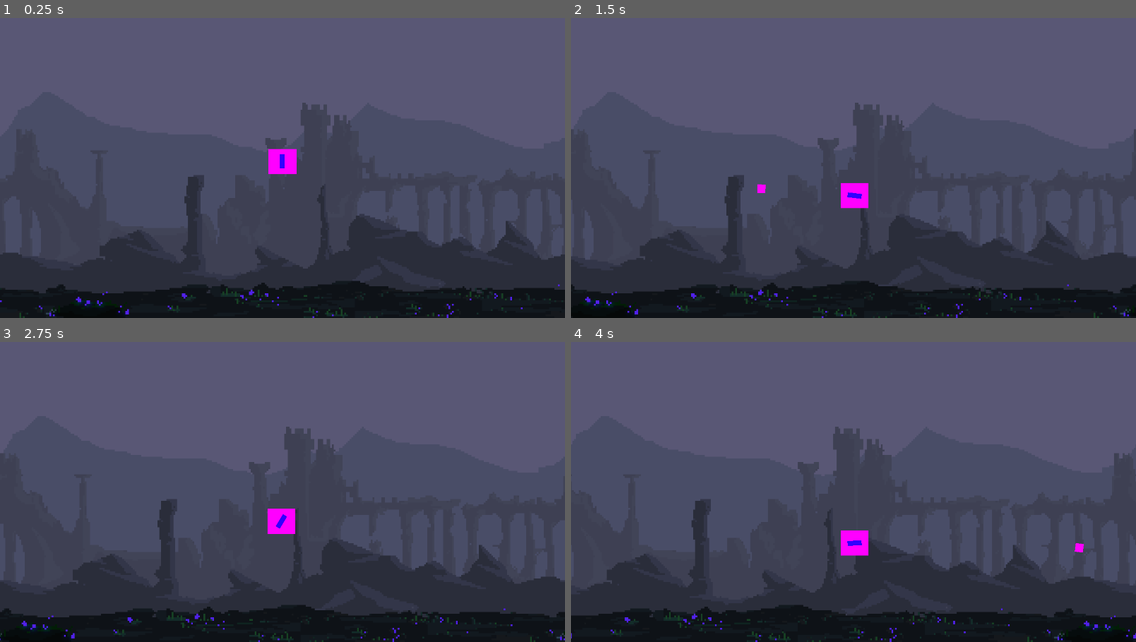
Above: before the commit, frames 1-4 (two rows, left to right).
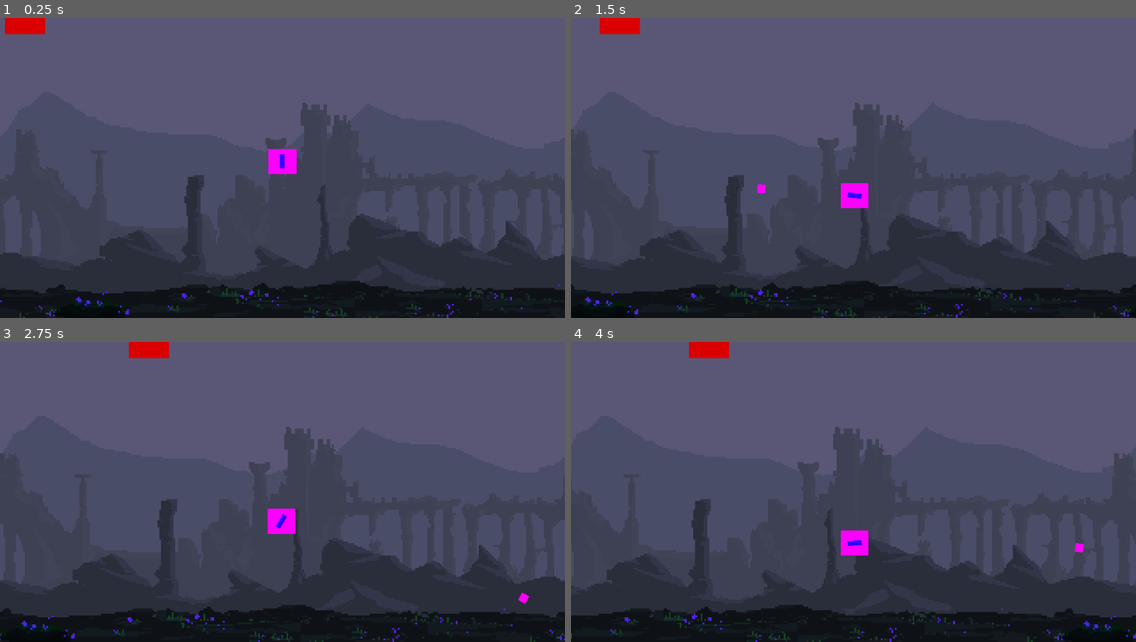
Above: after the commit, the same moments.

Repository: dinesh1160/ShadowGate
Game: Godot game, scene res://Levelscene/levelscene.tscn
Two runs of this game, one before a commit and one after it. Both use one fixed random seed, a clock stepped at 60 frames per second and the inputs below.
Inputs (mouse positions are in pixels of both pictures, inside the frame that each line leads up to):
- Up to frame 1 (0.25 s): no input
- Up to frame 2 (1.5 s): move the mouse to (977, 153) at 0.52 s; hold D (right) from 0.53 s (still down); click (977, 153) at 0.6 s; tap W (jump) at 0.77 s; move the mouse to (740, 183) at 1.27 s; click (740, 183) at 1.35 s
- Up to frame 3 (2.75 s): tap W (jump) at 1.52 s; move the mouse to (339, 426) at 2.02 s; release D (right) at 2.03 s; hold A (left) from 2.03 s (still down); right-click (339, 426) at 2.1 s; click (339, 426) at 2.3 s
- Up to frame 4 (4 s): move the mouse to (825, 552) at 2.77 s; release A (left) at 2.78 s; hold D (right) from 2.78 s (still down); click (825, 552) at 2.85 s; tap W (jump) at 3.02, 3.77 s; move the mouse to (1023, 537) at 3.52 s; click (1023, 537) at 3.6 s

The runs differ from the first frame. In frame 1, 0.4% of the frame differs, in the area x 0-8%, y 0-6%; in frame 2, 0.4%; in frame 3, 0.4%, in the area x 22-94%, y 0-88%; in frame 4, 0.4%.

Commit message:
Added Enemies (AirEnemy)

Diff:
--- /dev/null
+++ b/Enemy/air_enemy.gd
@@ -0,0 +1,42 @@
+extends CharacterBody2D
+
+class_name Enemy
+const BULLET = preload("res://Player/bullet.tscn")
+@onready var player = get_parent().get_node("player1")
+
+var direction: Vector2
+const SPEED = 200
+var max_health = 5
+
+@onready var shoot_timer = $ShootTimer
+@onready var mouthmarker = $mouthmarker
+
+func _process(delta):
+	velocity.x = position.direction_to(player.position).x * SPEED
+	position.y = 0
+	#if shoot_timer.timeout:
+		#print("Shoot")
+		#shoot()
+		#shoot_timer.start()
+	move_and_slide()
+
+func _on_hitbox_area_entered(area):
+	if area.is_in_group("Bullet"):
+
+		if max_health <= 0:
+			queue_free()
+		else:
+			print(max_health)
+			max_health -= 1
+
+func shoot():
+	var angle = global_position.angle_to_point(player.position)
+	var bullet_instance = BULLET.instantiate()
+	get_tree().root.add_child(bullet_instance)
+	bullet_instance.global_position = mouthmarker.global_position
+	bullet_instance.rotation = angle + randf_range(deg_to_rad(-5),deg_to_rad(5))
+
+
+func _on_shoot_timer_timeout():
+	shoot()
+	shoot_timer.start()
--- /dev/null
+++ b/Enemy/air_enemy.tscn
@@ -0,0 +1,41 @@
+[gd_scene load_steps=5 format=3 uid="uid://dv216ldm87tsw"]
+
+[ext_resource type="Script" path="res://Enemy/air_enemy.gd" id="1_puc0p"]
+
+[sub_resource type="RectangleShape2D" id="RectangleShape2D_q7t6q"]
+size = Vector2(4.18391, 3.61446)
+
+[sub_resource type="PlaceholderTexture2D" id="PlaceholderTexture2D_512dr"]
+
+[sub_resource type="RectangleShape2D" id="RectangleShape2D_ftkyx"]
+size = Vector2(119, 91.5)
+
+[node name="AirEnemy" type="CharacterBody2D"]
+motion_mode = 1
+script = ExtResource("1_puc0p")
+
+[node name="CollisionShape2D" type="CollisionShape2D" parent="."]
+position = Vector2(0.500004, -0.5)
+scale = Vector2(21.75, 20.75)
+shape = SubResource("RectangleShape2D_q7t6q")
+
+[node name="Sprite2D" type="Sprite2D" parent="."]
+modulate = Color(0.859284, 0.243229, 1.15514e-06, 1)
+position = Vector2(0, -1.19209e-07)
+scale = Vector2(91, 75)
+texture = SubResource("PlaceholderTexture2D_512dr")
+
+[node name="Hitbox" type="Area2D" parent="."]
+
+[node name="CollisionShape2D" type="CollisionShape2D" parent="Hitbox"]
+shape = SubResource("RectangleShape2D_ftkyx")
+
+[node name="mouthmarker" type="Marker2D" parent="."]
+position = Vector2(0, 60)
+
+[node name="ShootTimer" type="Timer" parent="."]
+wait_time = 2.0
+autostart = true
+
+[connection signal="area_entered" from="Hitbox" to="." method="_on_hitbox_area_entered"]
+[connection signal="timeout" from="ShootTimer" to="." method="_on_shoot_timer_timeout"]
--- a/Levelscene/levelscene.tscn
+++ b/Levelscene/levelscene.tscn
@@ -6,6 +6,7 @@
 [ext_resource type="PackedScene" uid="uid://djsgtbsd70o3s" path="res://camera/camera_2d.tscn" id="6_2ye1d"]
 [ext_resource type="PackedScene" uid="uid://hfnu5sl51yhb" path="res://Player/player1.tscn" id="6_phnv8"]
 [ext_resource type="PackedScene" uid="uid://cgbnwx1gqy4di" path="res://platform/wall.tscn" id="7_53fql"]
+[ext_resource type="PackedScene" uid="uid://dv216ldm87tsw" path="res://Enemy/air_enemy.tscn" id="7_kitk8"]
 
 [sub_resource type="RectangleShape2D" id="RectangleShape2D_pykrq"]
 size = Vector2(3307.17, 287.634)
@@ -215,3 +216,6 @@
 
 [node name="player1" parent="." instance=ExtResource("6_phnv8")]
 position = Vector2(1116, 292)
+
+[node name="AirEnemy" parent="." instance=ExtResource("7_kitk8")]
+position = Vector2(488, 125)
--- a/Player/bullet.tscn
+++ b/Player/bullet.tscn
@@ -6,7 +6,7 @@
 
 [sub_resource type="CircleShape2D" id="CircleShape2D_3qr7w"]
 
-[node name="Bullet" type="Area2D"]
+[node name="Bullet" type="Area2D" groups=["Bullet"]]
 script = ExtResource("1_8c3xr")
 
 [node name="Sprite2D" type="Sprite2D" parent="."]
--- a/Player/gun.gd
+++ b/Player/gun.gd
@@ -19,8 +19,6 @@
 		scale.y = 1
 
 	if Input.is_action_just_pressed("left_mouse"):
-
-		print("bullet")
 		var bullet_instance = BULLET.instantiate()
 		get_tree().root.add_child(bullet_instance)
 		bullet_instance.global_position = muzzle.global_position
--- a/Player/player.gd
+++ b/Player/player.gd
@@ -1,6 +1,5 @@
 extends CharacterBody2D
 
-class_name Player
 
 @onready var animation_player = $AnimatedSprite2D
 @onready var sprite_2d = $AnimatedSprite2D
--- a/Player/player.tscn
+++ b/Player/player.tscn
@@ -317,7 +317,7 @@
 radius = 13.0
 height = 58.0
 
-[node name="Player" type="CharacterBody2D" groups=["Player"]]
+[node name="Player" type="CharacterBody2D"]
 script = ExtResource("1_fbn38")
 
 [node name="CollisionShape2D" type="CollisionShape2D" parent="."]
--- a/Player/player1.gd
+++ b/Player/player1.gd
@@ -1,5 +1,5 @@
 extends CharacterBody2D
-
+class_name Player
 
 const GRAVITY : float = 1000.0
 const JUMP_VELOCITY : float = -600.0
--- a/Player/player1.tscn
+++ b/Player/player1.tscn
@@ -9,7 +9,7 @@
 
 [sub_resource type="PlaceholderTexture2D" id="PlaceholderTexture2D_e3cco"]
 
-[node name="player1" type="CharacterBody2D"]
+[node name="player1" type="CharacterBody2D" groups=["Player"]]
 script = ExtResource("1_jhu6b")
 
 [node name="CollisionShape2D" type="CollisionShape2D" parent="."]
--- a/project.godot
+++ b/project.godot
@@ -24,6 +24,7 @@
 
 window/size/viewport_width=1280
 window/size/viewport_height=680
+window/size/resizable=false
 
 [input]
 
--- a/singletons/gamemanager.gd
+++ b/singletons/gamemanager.gd
@@ -1,7 +1,8 @@
 extends Node
 
 
-const GROUP_PLAYER: String = "Player"
+
+
 
 var player_damage_area: Area2D
 var player_damage_points: int
--- a/singletons/signalmanager.gd
+++ b/singletons/signalmanager.gd
@@ -1,5 +1,5 @@
 extends Node
 
-signal on_enemy_hit(points:int  , enemy_position: Vector2)
+signal on_enemy_hit(points:int, enemy_position: Vector2)
 
 signal player_dead(health)
Not shown: 1 places in Levelscene/levelscene.tscn that only renumber resources
